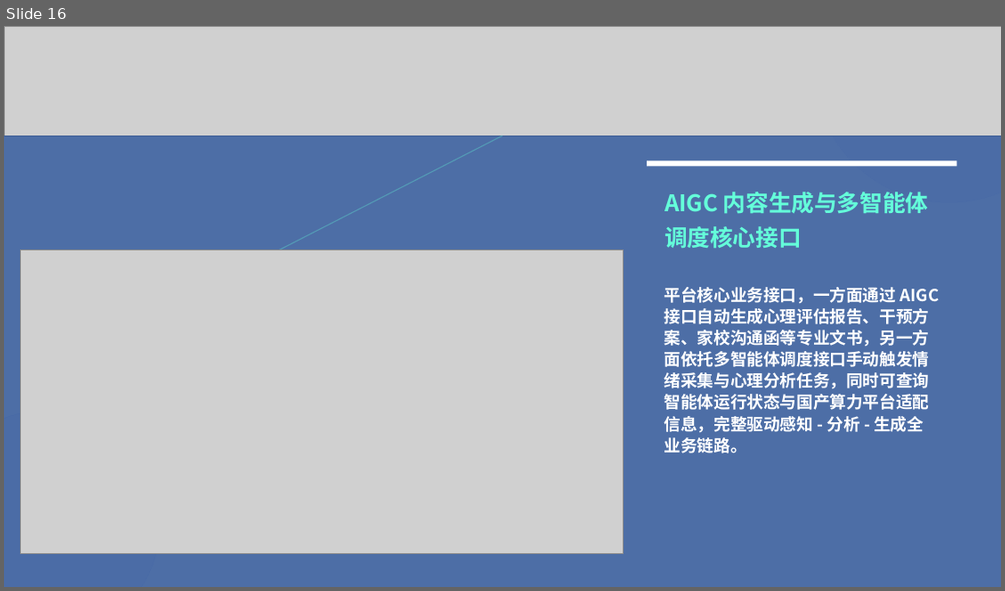
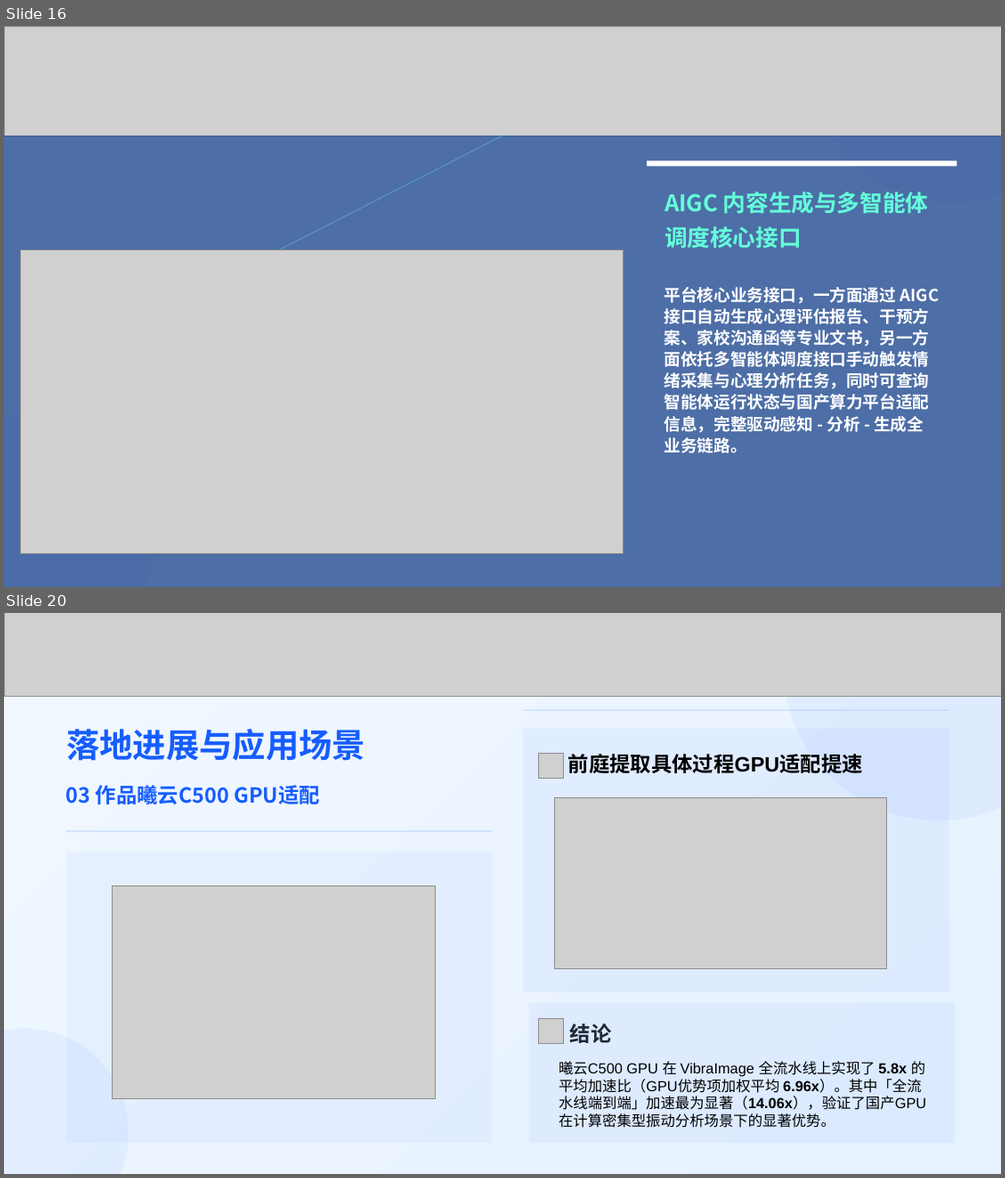
Before and after one commit to wjh55224545/Xinjing-AIGC-Agent-Platform, a slide deck: 心镜·AIGC智能体平台-CCF开源大赛答辩.pptx. Shown one above the other, each under a label of ours: slide 16 before the commit, slides 16 and 20 after it; the slides between them are not shown. The pictures are 1005x591 and 1005x1178 pixels, drawn with LibreOffice and Linux fonts; fonts in the diff are those of the drawing; grey boxes stand for pictures. Boxes give left, top, right and bottom in pixels: in the first picture for what was removed or moved away, otherwise in the second. Text is boxed around its words. In the diff, an @@ line names an element or a change of style, - is before the commit and + after.

```diff
--- a/心镜·AIGC智能体平台-CCF开源大赛答辩.pptx
+++ b/心镜·AIGC智能体平台-CCF开源大赛答辩.pptx
@@ slide 20 added at [4, 613, 1001, 1174], background gradient #F0F7FF to #E6F2FF @@
@@ picture added at [4, 613, 1001, 696] @@
@@ ellipse added at [783, 613, 1001, 821], fill #165DFF at 5% opacity @@
@@ line added from (523, 710) to (949, 710), #165DFF 1 pt @@
@@ text added at [66, 729, 365, 761], 32 pt, text #165DFF, bold @@
+落地进展与应用场景
@@ rounded rectangle added at [523, 728, 948, 992], fill #165DFF at 5% opacity @@
@@ picture added at [539, 754, 563, 779] @@
@@ text added at [568, 754, 863, 773], 20 pt, text #000000, bold @@
+前庭提取具体过程GPU适配提速
@@ text added at [66, 785, 320, 804], 20 pt, text #165DFF, bold @@
+03 作品曦云C500 GPU适配
@@ picture added at [554, 798, 887, 969] @@
@@ line added from (66, 831) to (493, 831), #165DFF 1 pt @@
@@ rounded rectangle added at [66, 852, 492, 1143], fill #165DFF at 4% opacity @@
@@ picture added at [113, 886, 435, 1098] @@
@@ rounded rectangle added at [529, 1003, 955, 1143], fill #165DFF at 5% opacity @@
@@ ellipse added at [4, 1029, 129, 1174], fill #165DFF at 5% opacity @@
@@ picture added at [539, 1018, 563, 1043] @@
@@ text added at [570, 1023, 612, 1043], 20 pt, text #1F2937, bold @@
+结论
@@ text added at [558, 1061, 926, 1127], 14 pt, text #000000 @@
+曦云C500 GPU 在 VibraImage 全流水线上实现了 5.8x 的平均加速比（GPU优势项加权平均 6.96x）。其中「全流水线端到端」加速最为显著（14.06x），验证了国产GPU在计算密集型振动分析场景下的显著优势。
```
Also in this commit, not shown: 1 slide changed, 1 slide removed, 1 other file.
